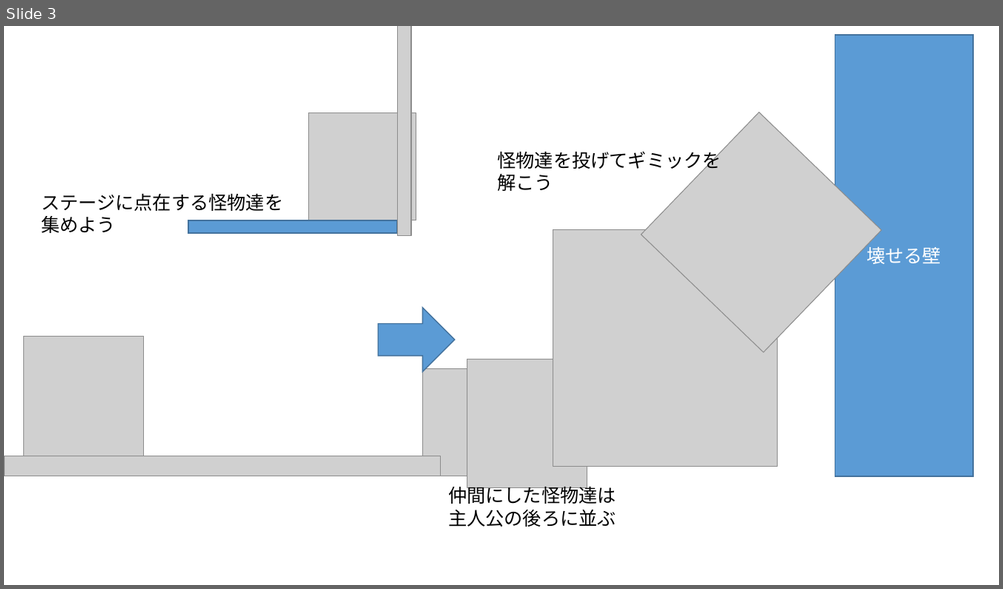
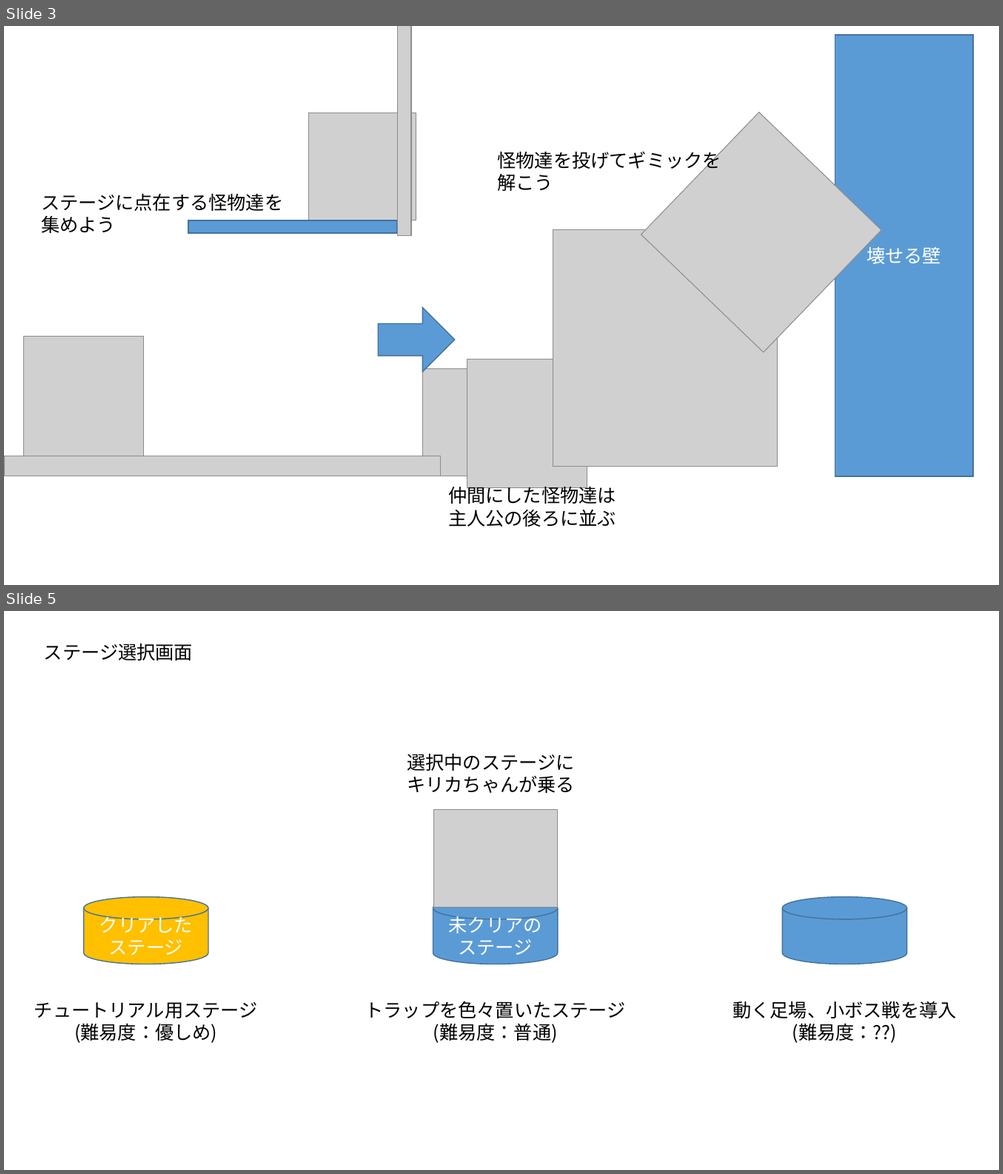
Before and after one commit to kyosuke6722/Creature-s-Parade, a slide deck: Creature’s Parade.pptx. Shown one above the other, each under a label of ours: slide 3 before the commit, slides 3 and 5 after it; the slides between them are not shown. The pictures are 1003x589 and 1003x1174 pixels, drawn with LibreOffice and Linux fonts; fonts in the diff are those of the drawing; grey boxes stand for pictures. Boxes give left, top, right and bottom in pixels: in the first picture for what was removed or moved away, otherwise in the second. Text is boxed around its words. In the diff, an @@ line names an element or a change of style, - is before the commit and + after.

```diff
--- a/Creature’s Parade.pptx
+++ b/Creature’s Parade.pptx
@@ slide 5 added at (4, 611, 999, 1170), background #FFFFFF @@
@@ text added at (44, 643, 193, 661), 18 pt, text #000000 @@
+ステージ選択画面
@@ text added at (407, 753, 575, 793), 18 pt, text #000000 @@
+選択中のステージに
+キリカちゃんが乗る
@@ picture added at (434, 809, 558, 907) @@
@@ cylinder added at (84, 897, 208, 964), fill #FFC000, outline #43739E 1 pt, 18 pt, text #FFFFFF @@
+クリアしたステージ
@@ cylinder added at (433, 897, 558, 964), fill #5B9BD5, outline #43739E 1 pt, 18 pt, text #FFFFFF @@
+未クリアのステージ
@@ cylinder added at (782, 897, 907, 964), fill #5B9BD5, outline #43739E 1 pt @@
@@ text added at (34, 1002, 258, 1043), 18 pt, text #000000 @@
+チュートリアル用ステージ
+(難易度：優しめ)
@@ text added at (365, 1002, 626, 1043), 18 pt, text #000000 @@
+トラップを色々置いたステージ
+(難易度：普通)
@@ text added at (732, 1002, 956, 1043), 18 pt, text #000000 @@
+動く足場、小ボス戦を導入
+(難易度：??)
```
Also in this commit, not shown: 4 other slides added, 15 other files.
